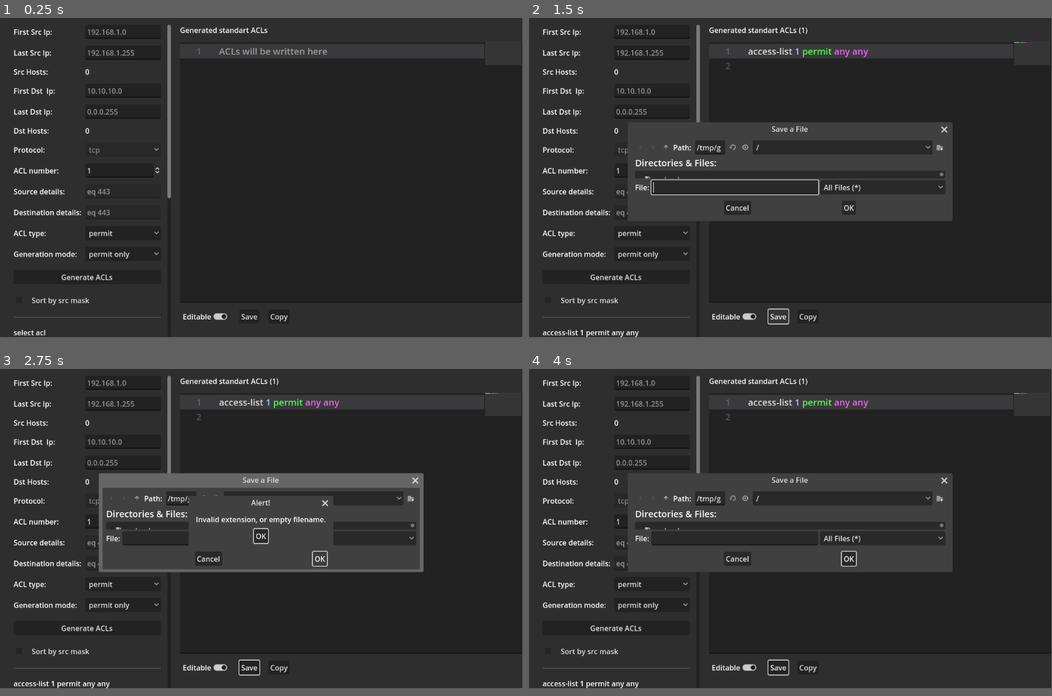
Above: before the commit, frames 1-4 (two rows, left to right).
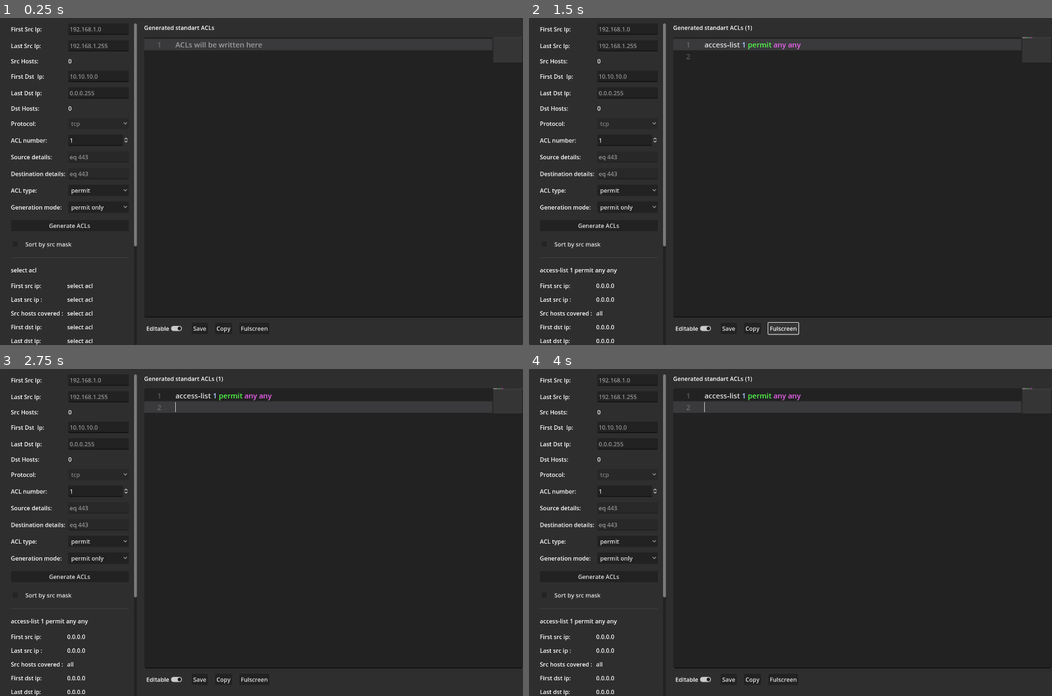
Above: after the commit, the same moments.

Repository: DetrembleurArthur/Acls-Maker
Game: Godot game, scene res://gui.tscn
Two runs of this game, one before a commit and one after it. Both use one fixed random seed, a clock stepped at 60 frames per second and the inputs below.
Inputs (mouse positions are in pixels of both pictures, inside the frame that each line leads up to):
- Up to frame 1 (0.25 s): no input
- Up to frame 2 (1.5 s): click "Generate ACLs" at 0.5 s; click (785, 322) at 1.25 s, where only the run after the commit has a clickable "Fulscreen"
- Up to frame 3 (2.75 s): click (319, 558) at 2 s, where only the run before the commit has a clickable "OK"
- Up to frame 4 (4 s): click (848, 558) at 2.75 s, where only the run before the commit has a clickable "OK"; click (664, 499) at 3.52 s
In our replay, the window is 799x488 before the commit and 800x500 after it. These sizes can differ from the game's own. Grey fills any space a smaller window leaves; there, only what the larger window draws over its background counts as a difference.

The runs differ from the first frame. In frame 1, 6.3% of the frame differs, in the area x 2-100%, y 1-100%; in frame 2, 18%; in frame 3, 21%; in frame 4, 18%.

Commit message:
fullscreen

Diff:
--- a/gui.gd
+++ b/gui.gd
@@ -329,3 +329,14 @@
 	acl_number_triggered.text = String.num_int64(result['acl_number'])
 	acl_triggered.text = result['acl_triggered']
 	acl_calculated.text = String.num_int64(result['acl_calculated'])
+
+
+
+
+
+
+func _on_fullscreen_button_pressed():
+	if DisplayServer.window_get_mode() == DisplayServer.WINDOW_MODE_FULLSCREEN:
+		DisplayServer.window_set_mode(DisplayServer.WINDOW_MODE_WINDOWED)
+	else:
+		DisplayServer.window_set_mode(DisplayServer.WINDOW_MODE_FULLSCREEN)
--- a/gui.tscn
+++ b/gui.tscn
@@ -35,6 +35,14 @@
 
 [sub_resource type="Shortcut" id="Shortcut_10gpe"]
 events = [SubResource("InputEventKey_ffqcn"), null]
+
+[sub_resource type="InputEventKey" id="InputEventKey_ry0wu"]
+alt_pressed = true
+pressed = true
+keycode = 70
+
+[sub_resource type="Shortcut" id="Shortcut_yncww"]
+events = [SubResource("InputEventKey_ry0wu")]
 
 [node name="Control" type="Control"]
 layout_mode = 3
@@ -424,6 +432,10 @@
 [node name="AclCalculated" type="Label" parent="PanelContainer/VBoxContainer/HBoxContainer/ScrollContainer/HBoxContainer/VBoxContainer/GridContainer3"]
 layout_mode = 2
 text = "test an acl"
+
+[node name="Container" type="Container" parent="PanelContainer/VBoxContainer/HBoxContainer/ScrollContainer/HBoxContainer/VBoxContainer"]
+custom_minimum_size = Vector2(0, 10)
+layout_mode = 2
 
 [node name="Container" type="Container" parent="PanelContainer/VBoxContainer/HBoxContainer/ScrollContainer/HBoxContainer"]
 custom_minimum_size = Vector2(10, 0)
@@ -489,6 +501,11 @@
 layout_mode = 2
 text = "Copy"
 
+[node name="FullscreenButton" type="Button" parent="PanelContainer/VBoxContainer/HBoxContainer/VBoxContainer2/HBoxContainer"]
+layout_mode = 2
+shortcut = SubResource("Shortcut_yncww")
+text = "Fulscreen"
+
 [node name="Container" type="Container" parent="PanelContainer/VBoxContainer/HBoxContainer/VBoxContainer2"]
 custom_minimum_size = Vector2(0, 15)
 layout_mode = 2
@@ -512,4 +529,5 @@
 [connection signal="toggled" from="PanelContainer/VBoxContainer/HBoxContainer/VBoxContainer2/HBoxContainer/CheckButton" to="." method="_on_edit_checkbox"]
 [connection signal="pressed" from="PanelContainer/VBoxContainer/HBoxContainer/VBoxContainer2/HBoxContainer/Button" to="." method="_on_save_button"]
 [connection signal="pressed" from="PanelContainer/VBoxContainer/HBoxContainer/VBoxContainer2/HBoxContainer/Button2" to="." method="_on_copy_button"]
+[connection signal="pressed" from="PanelContainer/VBoxContainer/HBoxContainer/VBoxContainer2/HBoxContainer/FullscreenButton" to="." method="_on_fullscreen_button_pressed"]
 [connection signal="file_selected" from="PanelContainer/VBoxContainer/SaveFileDialog" to="." method="_on_SaveFileDialog_file_selected"]
--- a/project.godot
+++ b/project.godot
@@ -17,11 +17,19 @@
 
 [display]
 
-window/size/viewport_height=704
+window/size/viewport_width=1440
+window/size/viewport_height=900
 
 [gui]
 
 common/drop_mouse_on_gui_input_disabled=true
+
+[input]
+
+fullscreen={
+"deadzone": 0.5,
+"events": []
+}
 
 [physics]
 
Not shown: 1 places in gui.tscn that only renumber resources
